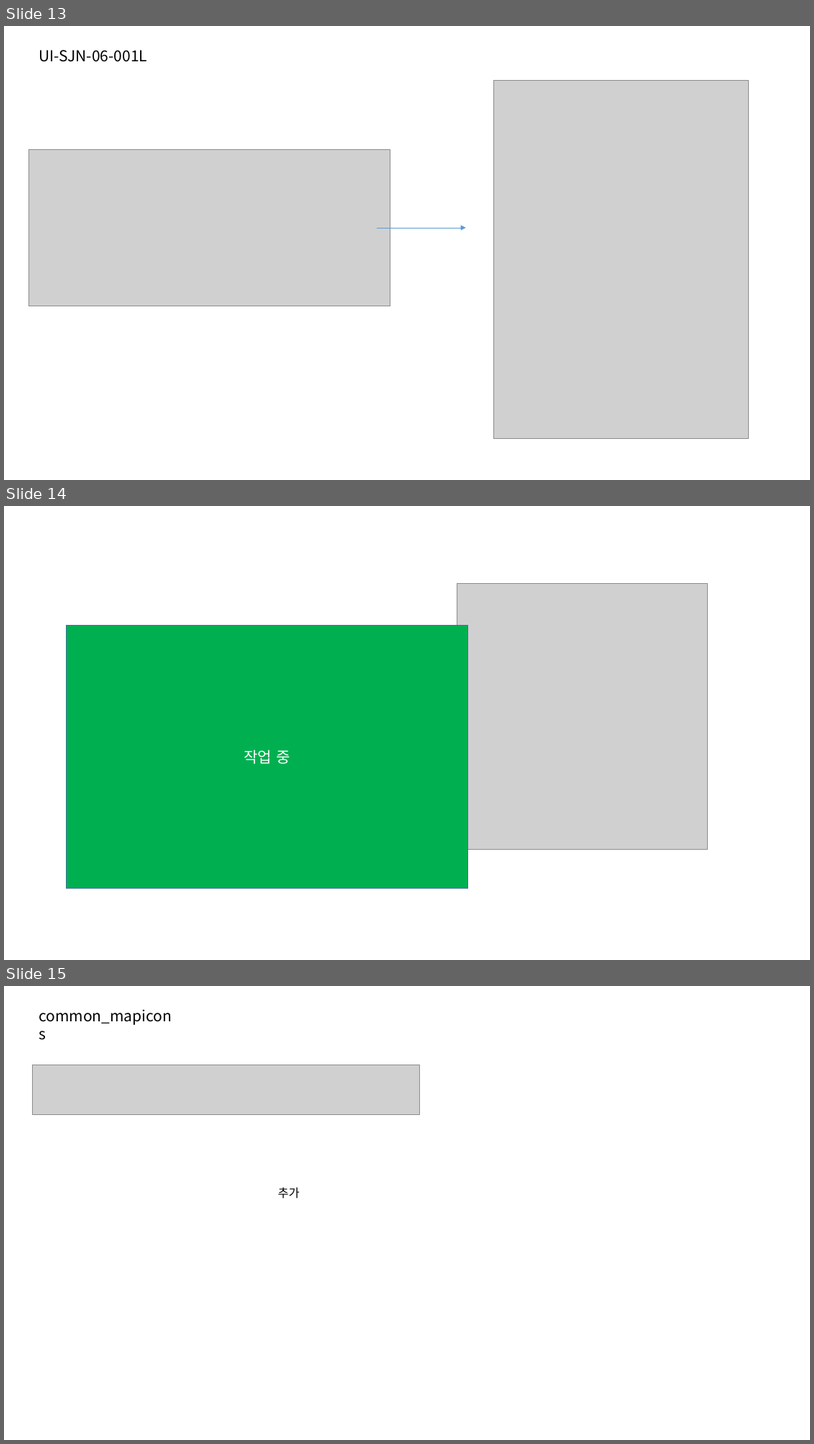
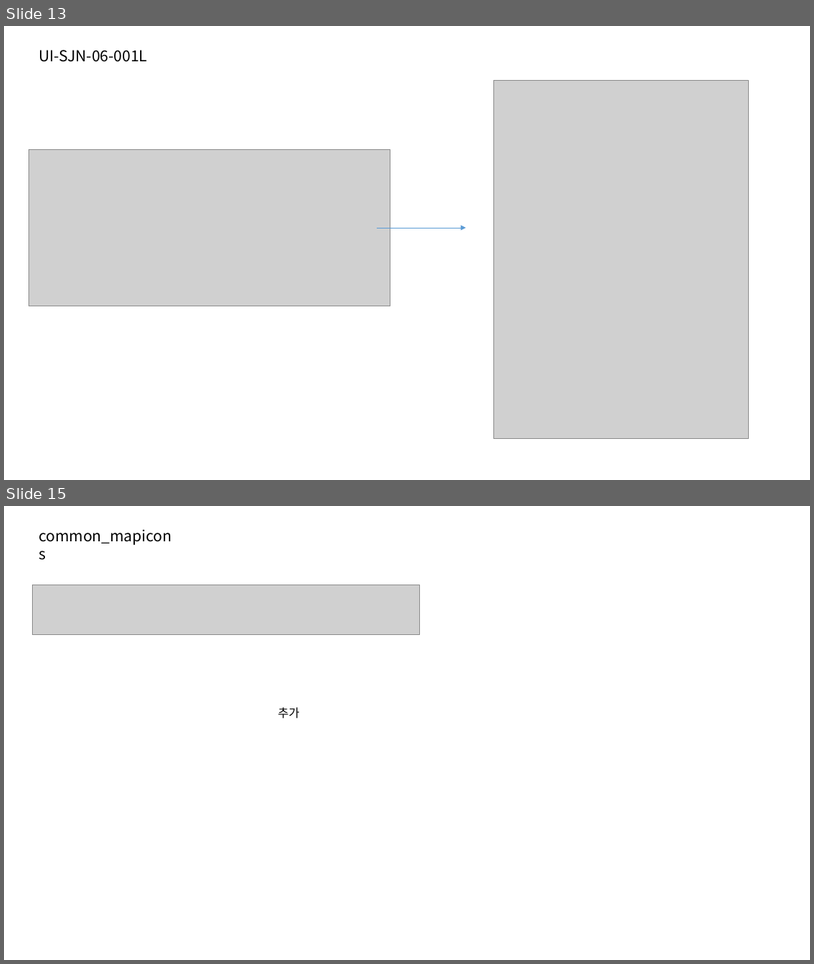
Before and after one commit to jeoungGyy/sejong, a slide deck: ppt/04-03.pptx. Shown one above the other, each under a label of ours: slides 13, 14 and 15 before the commit, slides 13 and 15 after it; the slides between them are not shown. The pictures are 814x1444 and 814x964 pixels, drawn with LibreOffice and Linux fonts; fonts in the diff are those of the drawing; grey boxes stand for pictures. Boxes give left, top, right and bottom in pixels: in the first picture for what was removed or moved away, otherwise in the second. Text is boxed around its words. In the diff, an @@ line names an element or a change of style, - is before the commit and + after.

```diff
--- a/ppt/04-03.pptx
+++ b/ppt/04-03.pptx
@@ slide 14 removed at (x1=4, y1=506, x2=810, y2=960), background #FFFFFF @@
@@ picture removed at (x1=457, y1=584, x2=707, y2=849) @@
@@ rectangle removed at (x1=67, y1=626, x2=468, y2=888) @@
-작업 중
```
Also in this commit, not shown: 1 slide added, 2 other files.
